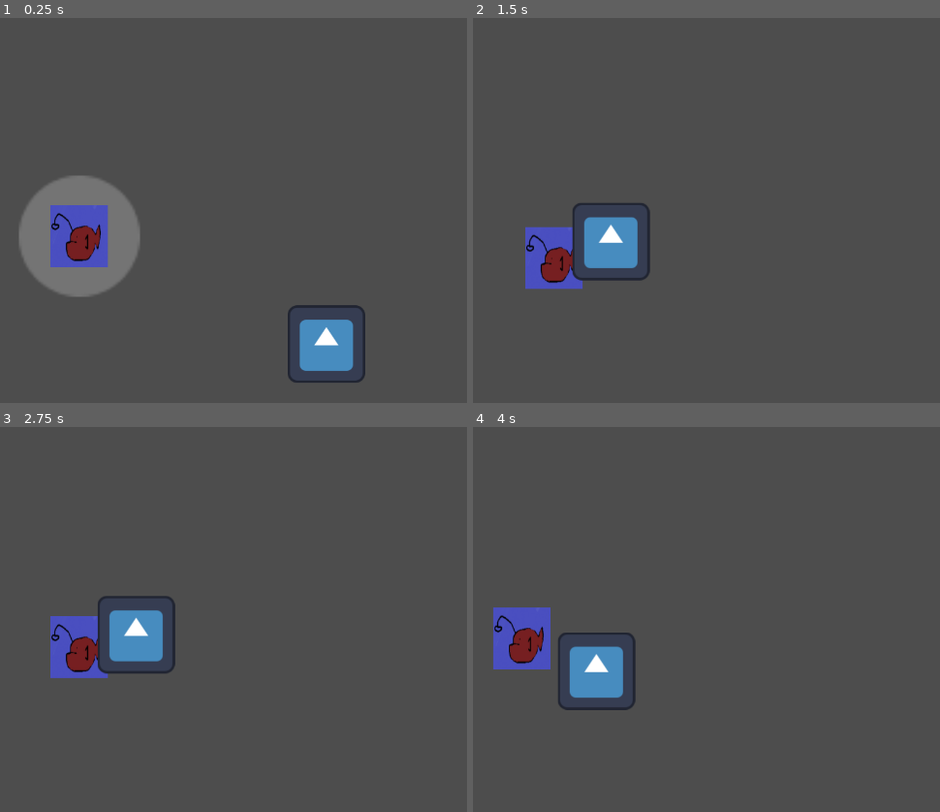
Above: before the commit, frames 1-4 (two rows, left to right).
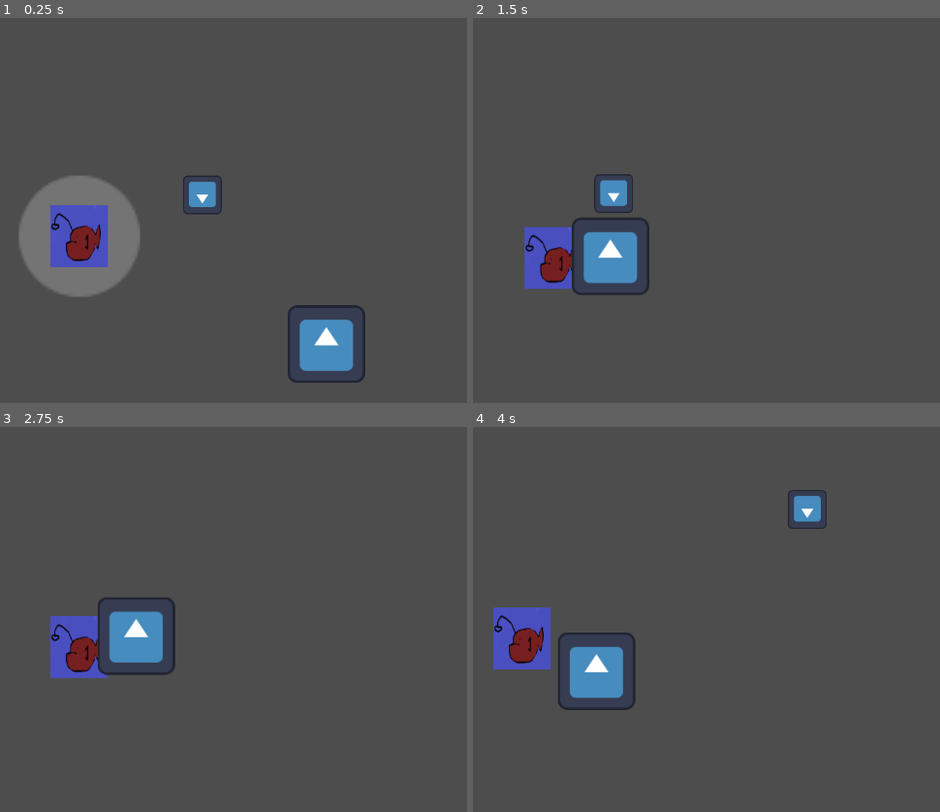
Above: after the commit, the same moments.

Repository: JeromeIsntDev/OceanX_HKthon_BioEvanescence
Game: Godot game, scene res://scenes/main.tscn
Same seed, same stepped clock (60 frames per second), same inputs: the game is played once before the commit and once after it. The engine's default icon, where the game draws it, is replaced by a stand-in: a white triangle on a blue panel in a dark square.
Inputs:
- Up to frame 1 (0.25 s): no input
- Up to frame 2 (1.5 s): hold D (ui_right) 0.53-1.28 s; hold S (ui_down) from 1.28 s (still down)
- Up to frame 3 (2.75 s): release S (ui_down) at 2.03 s; hold D (ui_right) from 2.03 s (still down)
- Up to frame 4 (4 s): release D (ui_right) at 2.78 s; hold W (ui_up) 2.78-3.53 s; hold A (ui_left) from 3.53 s (still down)

The runs differ from the first frame. In frame 1, 0.5% of the frame differs, in the area x 39-48%, y 41-51%; in frame 2, 2.3%, in the area x 10-38%, y 40-73%; in frame 3, 0.4%; in frame 4, 0.5%.

Commit message:
A Swimming fish

Diff:
--- a/scenes/main.tscn
+++ b/scenes/main.tscn
@@ -3,6 +3,10 @@
 [ext_resource type="PackedScene" uid="uid://ce5dh5ampndta" path="res://scenes/player.tscn" id="1_o5qli"]
 [ext_resource type="PackedScene" uid="uid://3de4huieval4" path="res://scenes/enemy.tscn" id="2_0wfyh"]
 [ext_resource type="Script" uid="uid://cjj14vhmp3yfx" path="res://scripts/audio_player.gd" id="3_sugp2"]
+[ext_resource type="Texture2D" uid="uid://we63bgbl7ati" path="res://icon.svg" id="4_jyhfs"]
+[ext_resource type="Script" uid="uid://cmo2amomucwfr" path="res://scenes/prey_lvl_1.gd" id="4_tbgi4"]
+
+[sub_resource type="CircleShape2D" id="CircleShape2D_5nq6w"]
 
 [node name="Main" type="Node2D" unique_id=1090391997]
 
@@ -20,3 +24,18 @@
 
 [node name="AudioStreamPlayer2D" type="AudioStreamPlayer2D" parent="." unique_id=775250798]
 script = ExtResource("3_sugp2")
+
+[node name="PreyLvl1" type="CharacterBody2D" parent="." unique_id=1109266914]
+script = ExtResource("4_tbgi4")
+
+[node name="CollisionShape2D" type="CollisionShape2D" parent="PreyLvl1" unique_id=1143746172]
+position = Vector2(201, -67)
+scale = Vector2(4.9999995, 4.9999995)
+shape = SubResource("CircleShape2D_5nq6w")
+debug_color = Color(0.33333334, 1, 0, 0.41960785)
+
+[node name="Sprite2D" type="Sprite2D" parent="PreyLvl1" unique_id=256225872]
+position = Vector2(203, -70)
+rotation = -3.1415927
+scale = Vector2(0.5, 0.5)
+texture = ExtResource("4_jyhfs")
--- /dev/null
+++ b/scenes/prey_lvl_1.gd
@@ -0,0 +1,34 @@
+extends CharacterBody2D
+
+const SPEED = 300.0
+const IDLE_DURATION = 2.0
+const SWIM_DURATION = 1.0
+
+enum State { IDLE, SWIM }
+var state = State.IDLE
+var stateDuration = 0.0
+var swimDirection = Vector2.RIGHT
+
+func _physics_process(delta: float) -> void:
+	stateDuration += delta
+
+	match state:
+		State.IDLE:
+			velocity.x = 0
+			velocity.y = sin(stateDuration * 2.0) * 30.0
+
+			if stateDuration >= IDLE_DURATION:
+				swimDirection = Vector2(randf_range(-1.0, 1.0), randf_range(-1.0, 1.0)).normalized()
+				change_state(State.SWIM)
+
+		State.SWIM:
+			velocity = swimDirection * SPEED
+
+			if stateDuration >= SWIM_DURATION:
+				change_state(State.IDLE)
+
+	move_and_slide()
+
+func change_state(new_state: State) -> void:
+	state = new_state
+	stateDuration = 0.0
Not shown, added: scenes/prey_lvl_1.gd.uid
